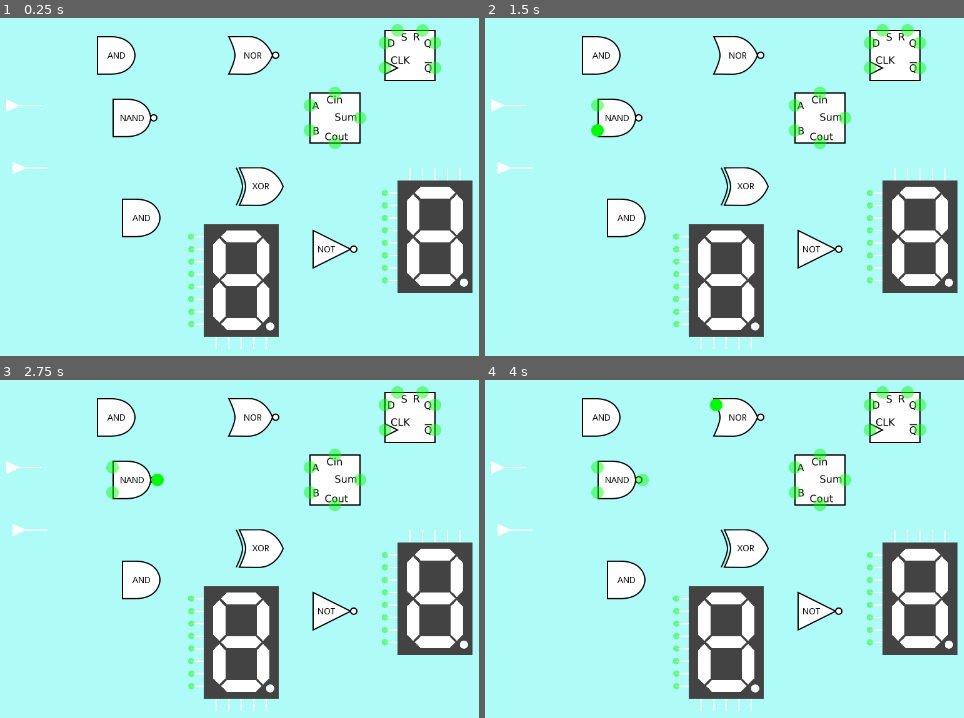
Above: before the commit, frames 1-4 (two rows, left to right).
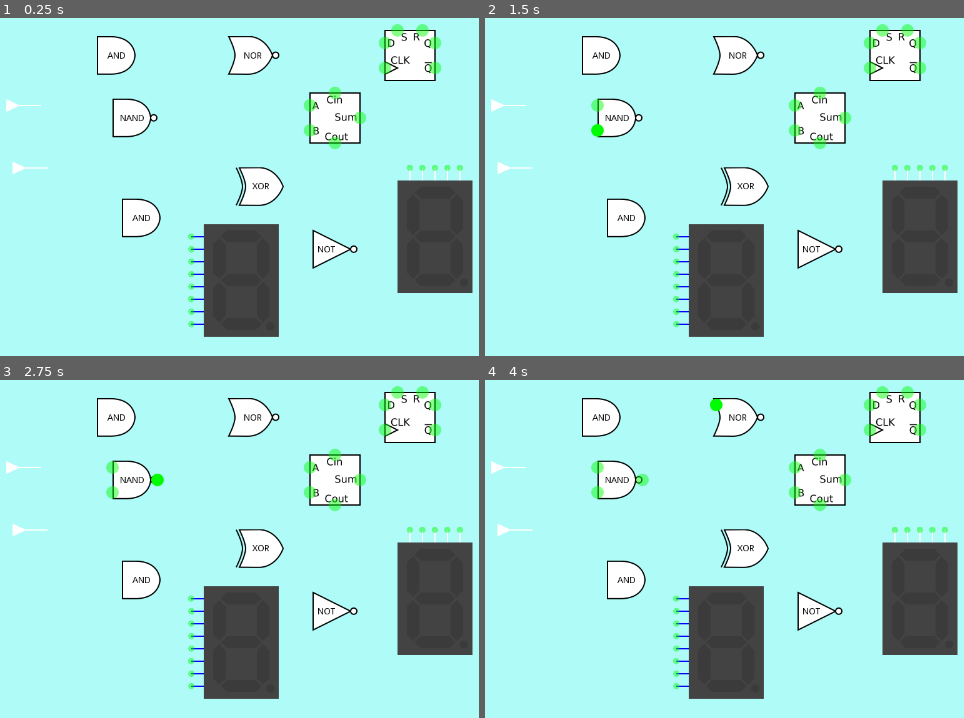
Above: after the commit, the same moments.

Repository: andrew-wilkes/digital-logic
Game: Godot game, scene res://parts/lib/c14.tscn
Same seed, same stepped clock (60 frames per second), same inputs: the game is played once before the commit and once after it. This scene is started directly instead of the project's main scene.
Inputs (mouse positions are in pixels of both pictures, inside the frame that each line leads up to):
- Up to frame 1 (0.25 s): no input
- Up to frame 2 (1.5 s): tap Enter at 0.5 s; move the mouse to (595, 105) at 0.52 s; click (595, 105) at 0.67 s; tap Space at 1.25 s; move the mouse to (595, 129) at 1.27 s; click (595, 129) at 1.42 s
- Up to frame 3 (2.75 s): tap Enter at 2 s; move the mouse to (158, 481) at 2.02 s; click (158, 481) at 2.17 s
- Up to frame 4 (4 s): tap Space at 2.75 s; move the mouse to (619, 481) at 2.77 s; click (619, 481) at 2.92 s; tap Enter at 3.5 s; move the mouse to (714, 403) at 3.52 s; click (714, 403) at 3.67 s

The runs differ from the first frame. In frame 1, 4.5% of the frame differs, in the area x 39-98%, y 43-98%; in frame 2, 4.5%; in frame 3, 4.5%; in frame 4, 4.5%.
Error before the commit: Parse Error: Variable "i" already defined in the scope (at line 25). (res://parts/accessories/7Segment.gd:36)

Commit message:
Change shadowed variables

Diff:
--- a/game/panels/TreeList.tscn
+++ b/game/panels/TreeList.tscn
@@ -10,6 +10,7 @@
 	if (c.r < 0.3 || c.g < 0.3 || c.b < 0.3) c *= 1.2;
     COLOR.rgb = c;
 }"
+custom_defines = ""
 
 [sub_resource type="ShaderMaterial" id=2]
 shader = SubResource( 1 )
--- a/game/panels/TruthPanel.gd
+++ b/game/panels/TruthPanel.gd
@@ -52,10 +52,10 @@
 
 
 func clear_grid_colors():
-	for i in range(data.inputs.size(), table.g1.get_child_count()):
-		table.g1.get_child(i).modulate = Color.white
-	for i in range(data.outputs.size(), table.g2.get_child_count()):
-		table.g2.get_child(i).modulate = Color.white
+	for j in range(data.inputs.size(), table.g1.get_child_count()):
+		table.g1.get_child(j).modulate = Color.white
+	for j in range(data.outputs.size(), table.g2.get_child_count()):
+		table.g2.get_child(j).modulate = Color.white
 
 
 func _on_Timer_timeout():
--- a/game/parts/Part.gd
+++ b/game/parts/Part.gd
@@ -70,15 +70,15 @@
 		# Try to attach end of wire to unconnected input pin
 		if g.wire && !pin.is_output && pin.wires.size() < 1:
 			var source_part = g.wire.start_pin.parent_part
-			var state = source_part.outputs[g.wire.start_pin.id]
+			var pin_state = source_part.outputs[g.wire.start_pin.id]
 			pin.wires.append(g.wire)
 			pin.parent_part = self
 			g.wire.end_pin = pin
 			g.wire.points[-1] = position + pin.position
-			g.wire.set_color(state)
+			g.wire.set_color(pin_state)
 			g.wire = null
 			emit_signal("new_event")
-			emit_signal("wire_attached", self, pin, state)
+			emit_signal("wire_attached", self, pin, pin_state)
 
 
 func pin_exit(pin: Pin):
--- a/game/parts/accessories/7Segment.gd
+++ b/game/parts/accessories/7Segment.gd
@@ -33,11 +33,11 @@
 		$Pins1.hide()
 		$Pins2.show()
 		# Move inputs
-		for i in 5:
-			$Inputs.get_child(i).position = $Pins2.get_child(i).position
-			$Inputs.get_child(i).vert = true # Align wires vertically
-		for i in range(5, 8):
-			$Inputs.get_child(i).hide()
+		for j in 5:
+			$Inputs.get_child(j).position = $Pins2.get_child(j).position
+			$Inputs.get_child(j).vert = true # Align wires vertically
+		for k in range(5, 8):
+			$Inputs.get_child(k).hide()
 	else:
 		$Pins2.hide()
 
